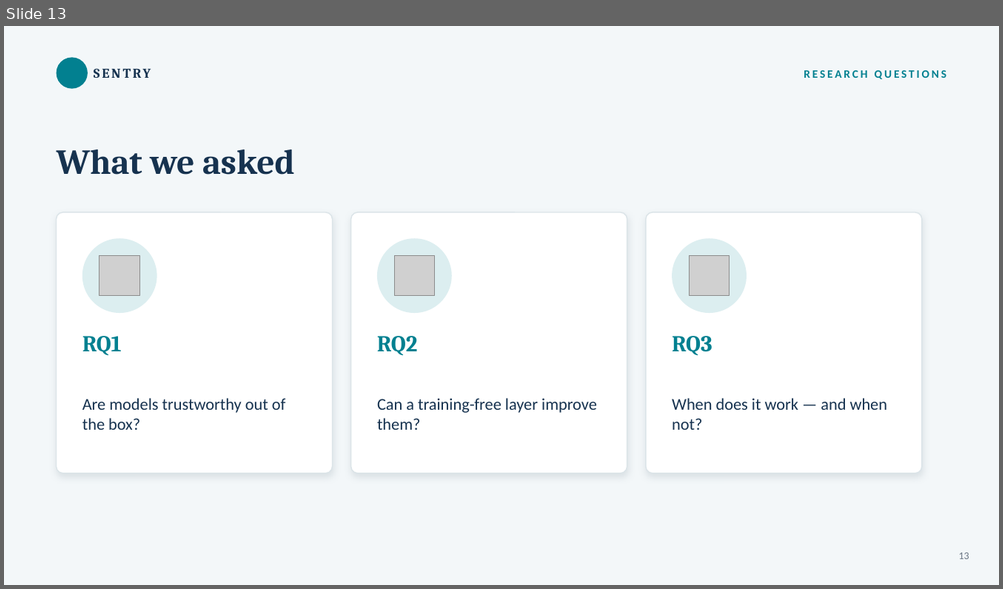
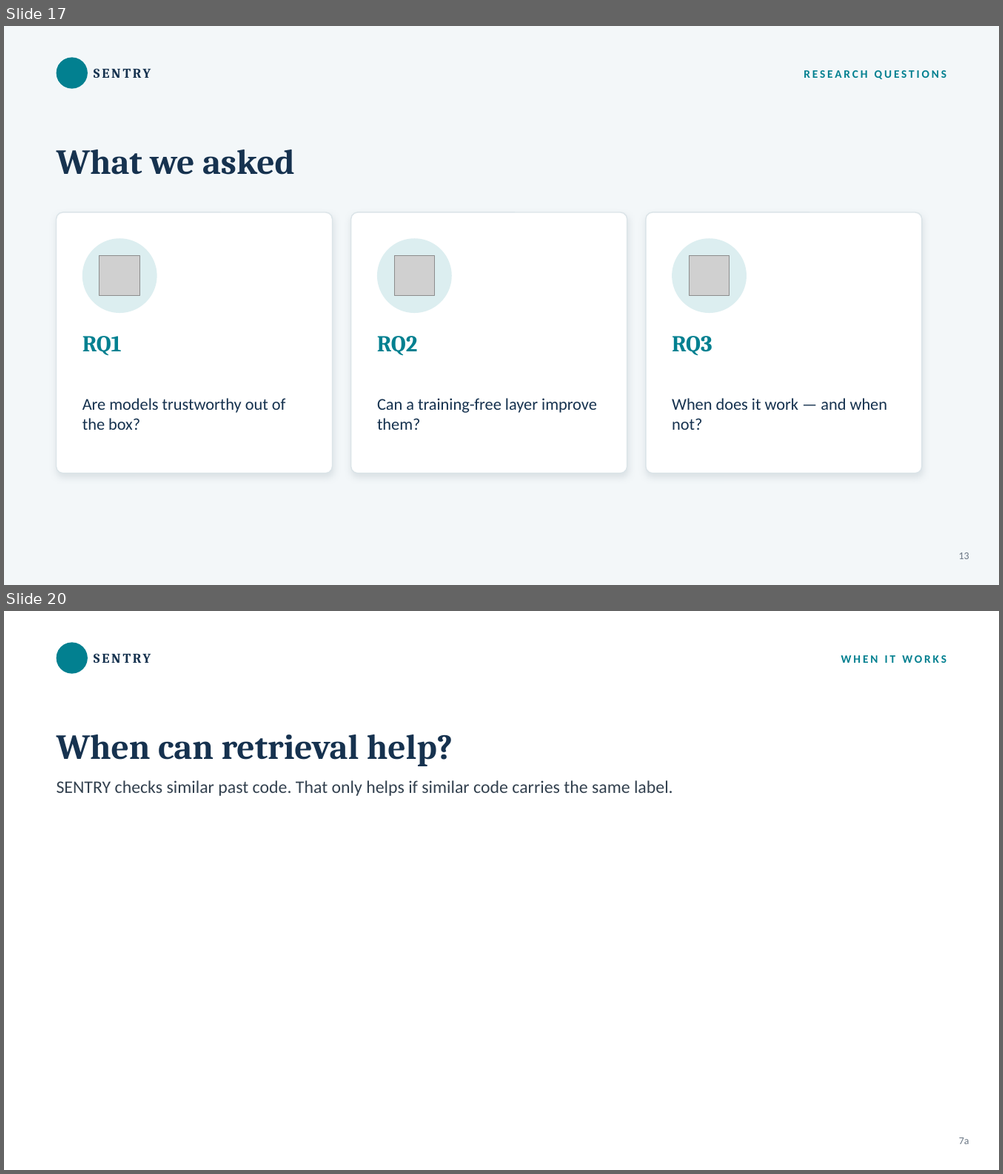
Before and after one commit to jsureka/SENTRY, a slide deck: presentation/SENTRY_results_discussion.pptx. Shown one above the other, each under a label of ours: slide 13 before the commit, slides 17 and 20 after it; the slides between them are not shown. The pictures are 1003x589 and 1003x1174 pixels, drawn with LibreOffice and Linux fonts; fonts in the diff are those of the drawing; grey boxes stand for pictures; background and template pictures are left out. Boxes give left, top, right and bottom in pixels: in the first picture for what was removed or moved away, otherwise in the second. Text is boxed around its words. In the diff, an @@ line names an element or a change of style, - is before the commit and + after.

```diff
--- a/presentation/SENTRY_results_discussion.pptx
+++ b/presentation/SENTRY_results_discussion.pptx
@@ slide 20 added at <box>4,611,999,1170</box>, background #FFFFFF @@
@@ ellipse added at <box>57,642,88,674</box>, fill #028090 @@
@@ text added at <box>841,655,946,663</box>, 11 pt, text #028090, bold @@
+WHEN IT WORKS
@@ text added at <box>57,735,452,766</box>, 34 pt, text #16324F, bold @@
+When can retrieval help?
@@ text added at <box>57,781,111,793</box>, 13 pt, text #16324F, bold @@
+SENTRY
@@ text added at <box>115,780,673,796</box>, 17 pt, text #33414F @@
+SENTRY checks similar past code. That only helps if similar code carries the same label.
@@ text added at <box>959,1138,969,1145</box>, 10 pt, text #6B7785 @@
+7a
@@ what was slide 13 is now slide 17 @@
```
Also in this commit, not shown: 2 slides changed, 9 other slides added, 3 other files.
